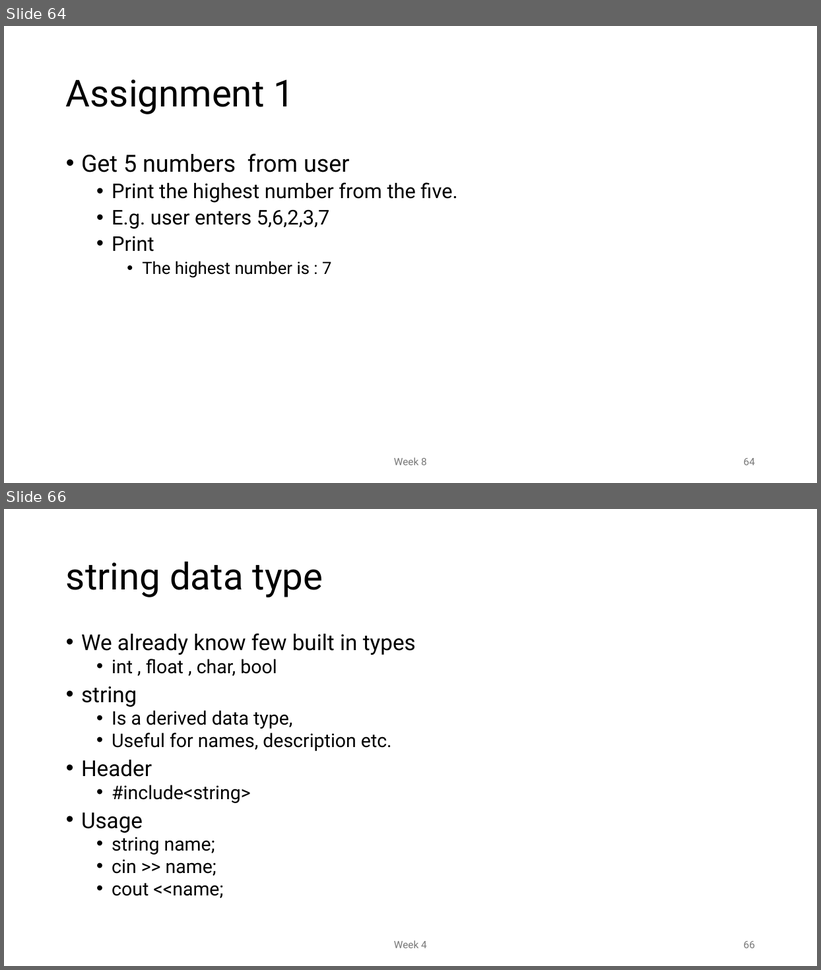
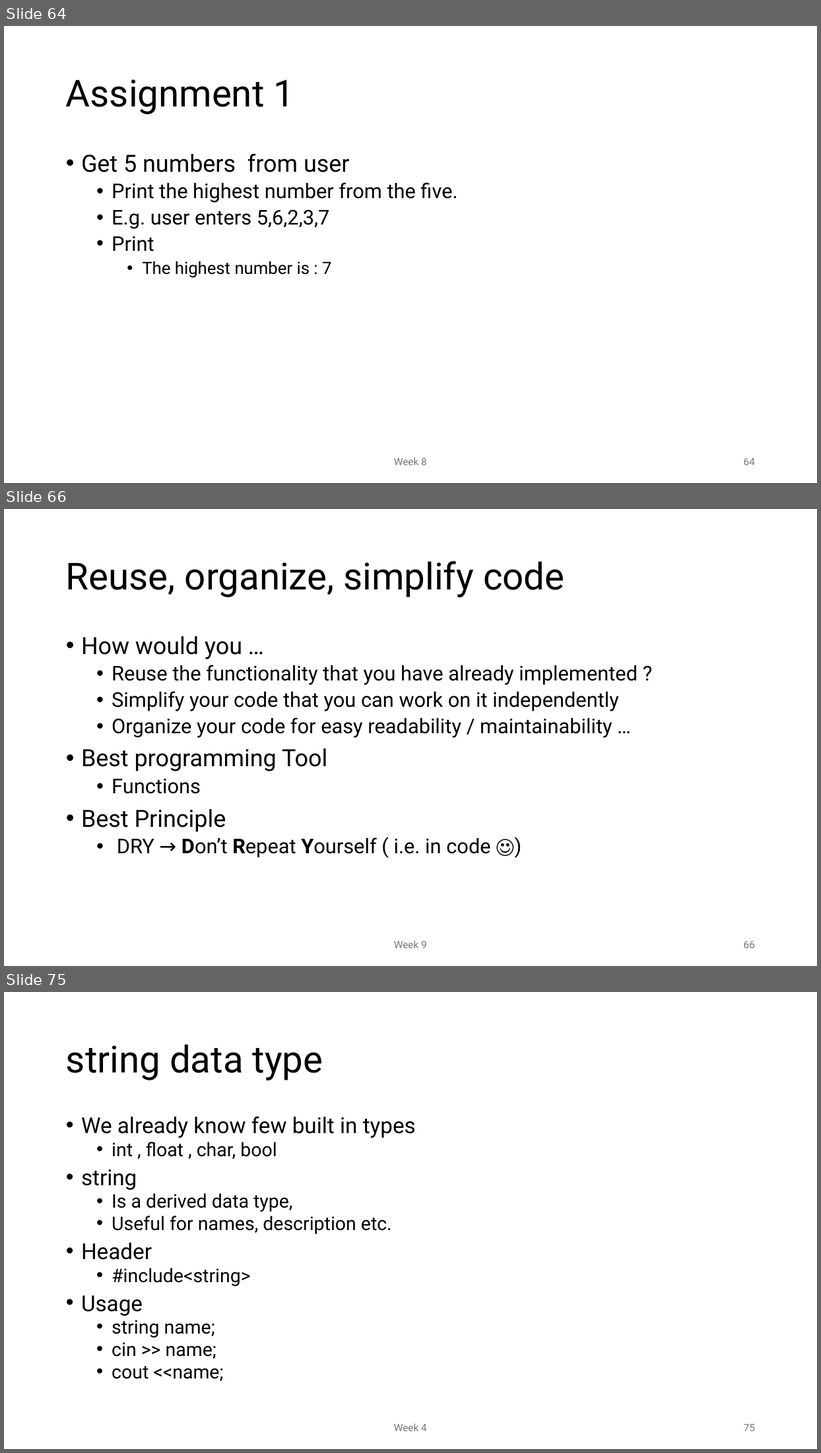
Before and after one commit to MoklaEducation/ems_fall_2025_cpp101, a slide deck: all/Intro to Programming_all.pptx. Shown one above the other, each under a label of ours: slides 64 and 66 before the commit, slides 64, 66 and 75 after it; the slides between them are not shown. The pictures are 821x970 and 821x1453 pixels, drawn with LibreOffice and Linux fonts; fonts in the diff are those of the drawing. Boxes give left, top, right and bottom in pixels: in the first picture for what was removed or moved away, otherwise in the second. Text is boxed around its words. In the diff, an @@ line names an element or a change of style, - is before the commit and + after.

Commit message:
Week 9 slides

```diff
--- a/all/Intro to Programming_all.pptx
+++ b/all/Intro to Programming_all.pptx
@@ slide 66 added at <box>4,509,817,966</box>, background #FFFFFF @@
@@ title added at <box>66,561,564,597</box>, 44 pt, text #000000 @@
+Reuse, organize, simplify code
@@ text added at <box>81,636,638,858</box>, 24 pt, text #000000 @@
+• How would you …
+  • Reuse the functionality that you have already implemented ?
+  • Simplify your code that you can work on it independently
+  • Organize your code for easy readability / maintainability …
+• Best programming Tool
+  • Functions
+• Best Principle
+  • DRY → Don’t Repeat Yourself ( i.e. in code ☺)
@@ text added at <box>394,941,427,949</box>, 12 pt, text #797979 @@
+Week 9
@@ page number added at <box>744,941,755,949</box>, 12 pt, text #797979 @@
+66
@@ what was slide 66 is now slide 75 @@
@@ page number at <box>744,1424,755,1432</box>: text changed @@
-66
+75
```
Also in this commit, not shown: 2 slides changed, 8 other slides added, 1 other file.
